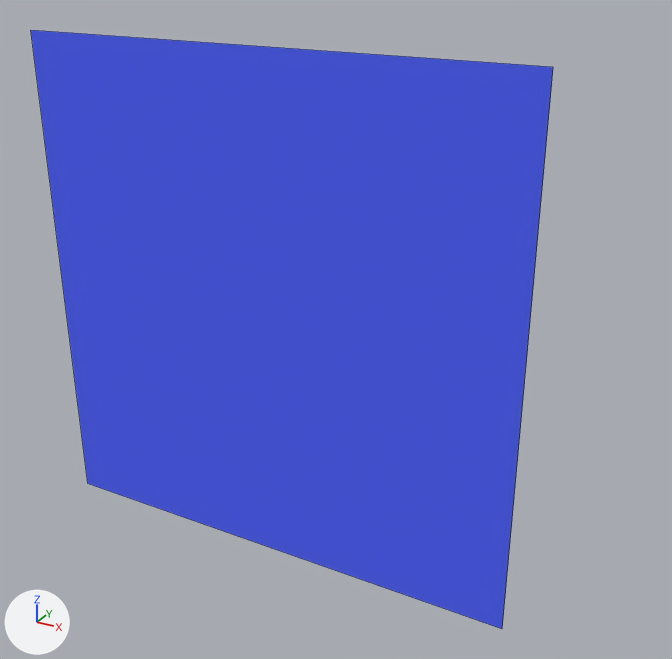
The Blender file src/blender/goods/tools/tools.blend as it was, and as the next commit left it.
Before and after are seen from a 50 mm lens placed at (10.56, -17.9, 7.85), pointed at (0.98, -0.47, -0.87). Every picture has the same lights, and +X, +Y and +Z are marked at lower left. Mesh edges are drawn as thin lines on the coarser meshes.

Names of what the first picture shows: 'Hintergrund'.
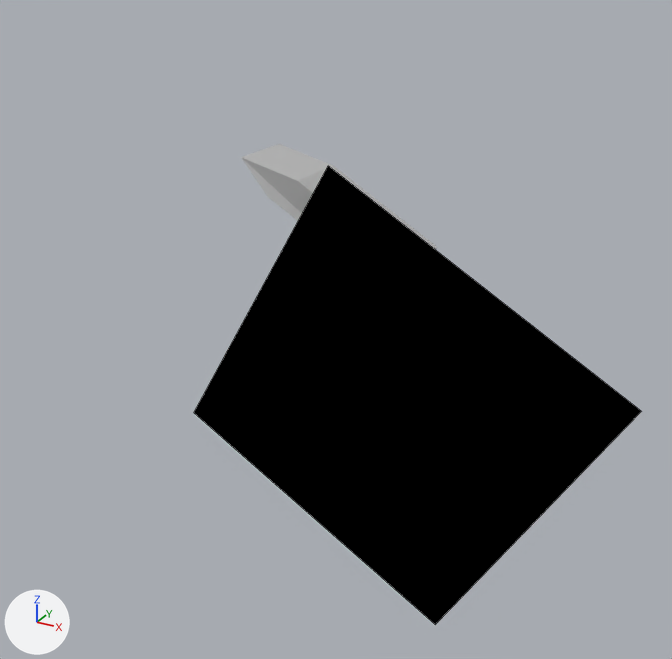
Edits to the bpy script that builds the scene:
```text
Add mat_transparent__fängt_schatten:
    mat_transparent__fängt_schatten = diffuse_material('transparent, fängt Schatten')
    mat_transparent__fängt_schatten.base_color = (0.0, 0.0, 0.0)  # black #000000
Change me_plane_001:
    where me_plane_001.from_pydata(...)  # 4 vertices, 1 face; spans x -5.58..5.34, y 0.0, z -7.06..3.87
    remove me_plane_001.materials.append(mat_hintergrund)  # blue #5567ff
    add me_plane_001.materials.append(mat_transparent__fängt_schatten)  # black #000000
Change ob_hintergrund:
    ob_hintergrund.rotation_euler: (0.0, -0.524, 3.142) -> (0.0, 0.0, 0.0)  # degrees (0, -30, 180) -> degrees (0, 0, 0)
    ob_hintergrund.scale: (1.5, 1.5, 1.5) -> (1.0, 1.0, 1.0)
    ob_hintergrund.location: (1.03, -2.0, 1.76) -> (2.74, -1.13, -0.71)
```

Pixel boxes (x1, y1, x2, y2) of what changed, in the pictures (672 x 659 px):
'Hintergrund', recoloured, moved, turned, rescaled: before (31, 30, 553, 629); after (194, 166, 641, 625)
'Hammer', unchanged, uncovered by the edit: after (224, 144, 437, 356)
